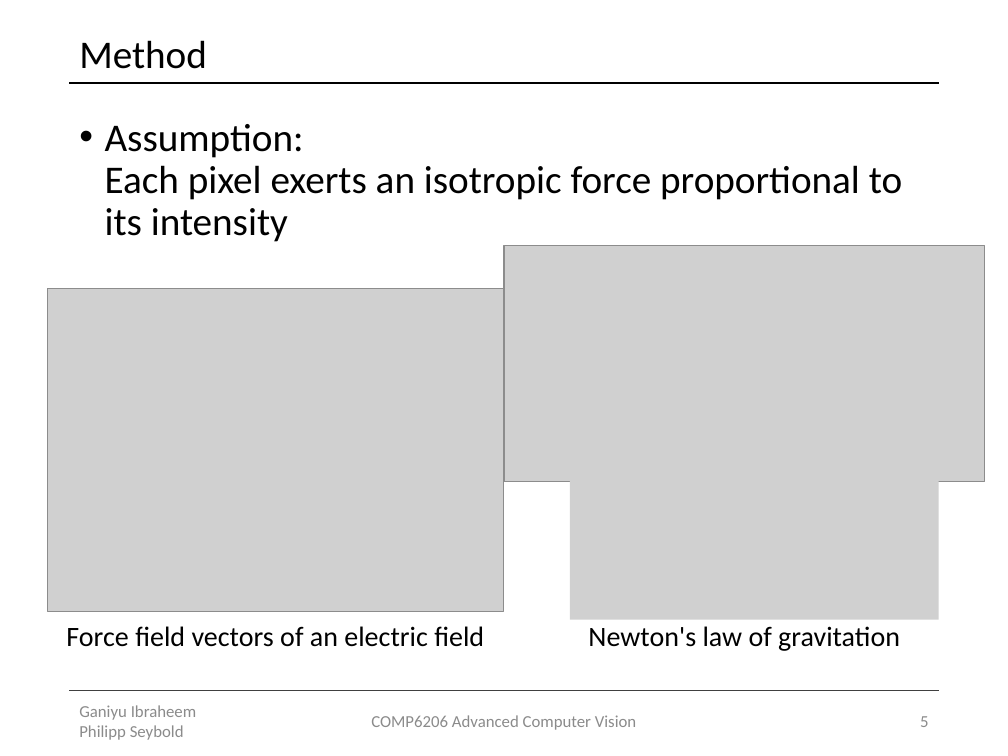
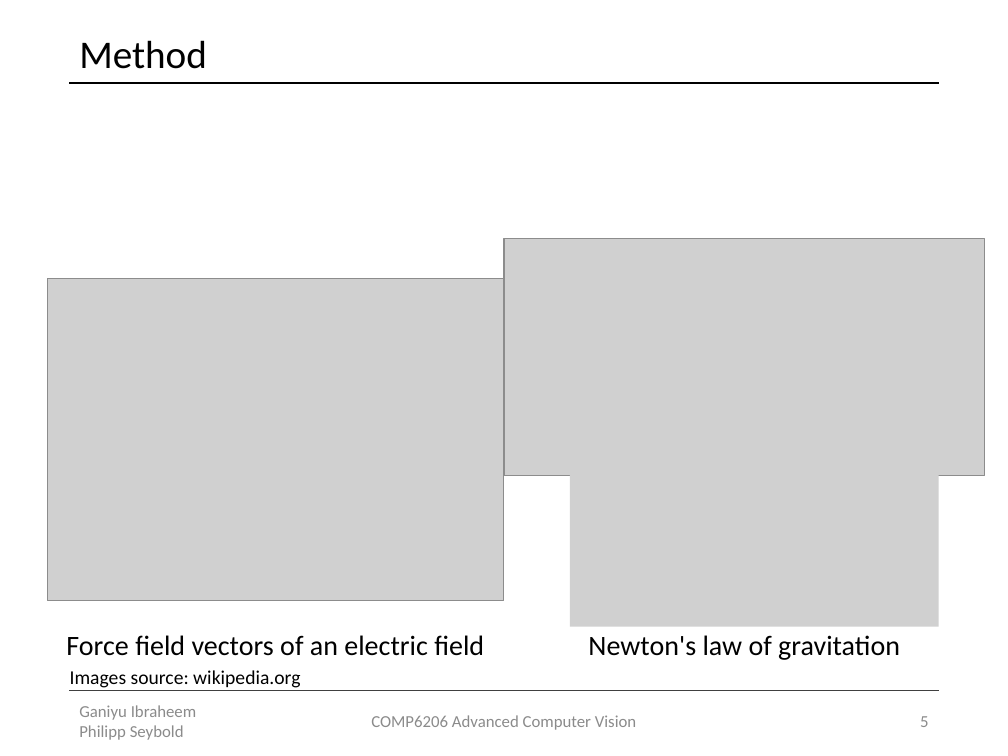
Before and after one commit to Lxrd-AJ/ForceFieldTransforms, a slide deck: slide 5 of Force Field Transformation.pptx. Drawn at 1008x756 pixels with LibreOffice and Linux fonts; fonts in the diff are those of the drawing; grey boxes stand for pictures. Boxes give left, top, right and bottom in pixels: in the first picture for what was removed or moved away, otherwise in the second. Text is boxed around its words. In the diff, an @@ line names an element or a change of style, - is before the commit and + after.

```diff
--- a/Force Field Transformation.pptx
+++ b/Force Field Transformation.pptx
@@ text removed at (105,124,902,242) @@
-• Assumption:
-  Each pixel exerts an isotropic force proportional to its intensity
@@ picture: place and size @@
-picture at (504,245,985,482)
+picture at (504,239,985,476)
@@ picture: place and size @@
-picture at (47,288,504,611)
+picture at (47,278,504,601)
@@ picture: place and size @@
-picture at (570,474,938,620)
+picture at (570,461,938,627)
@@ text "Force field vectors of an ...": place and size @@
-text "Force field vectors of an ..." at (66,626,484,647)
+text "Force field vectors of an ..." at (66,635,484,656)
@@ text "Newton's law of gravitation": place and size @@
-text "Newton's law of gravitation" at (588,626,900,651)
+text "Newton's law of gravitation" at (588,635,900,660)
@@ text added at (70,670,300,688), 14 pt, text #000000 @@
+Images source: wikipedia.org
```
Also in this commit, not shown: 3 other slides changed, 3 slides added.
